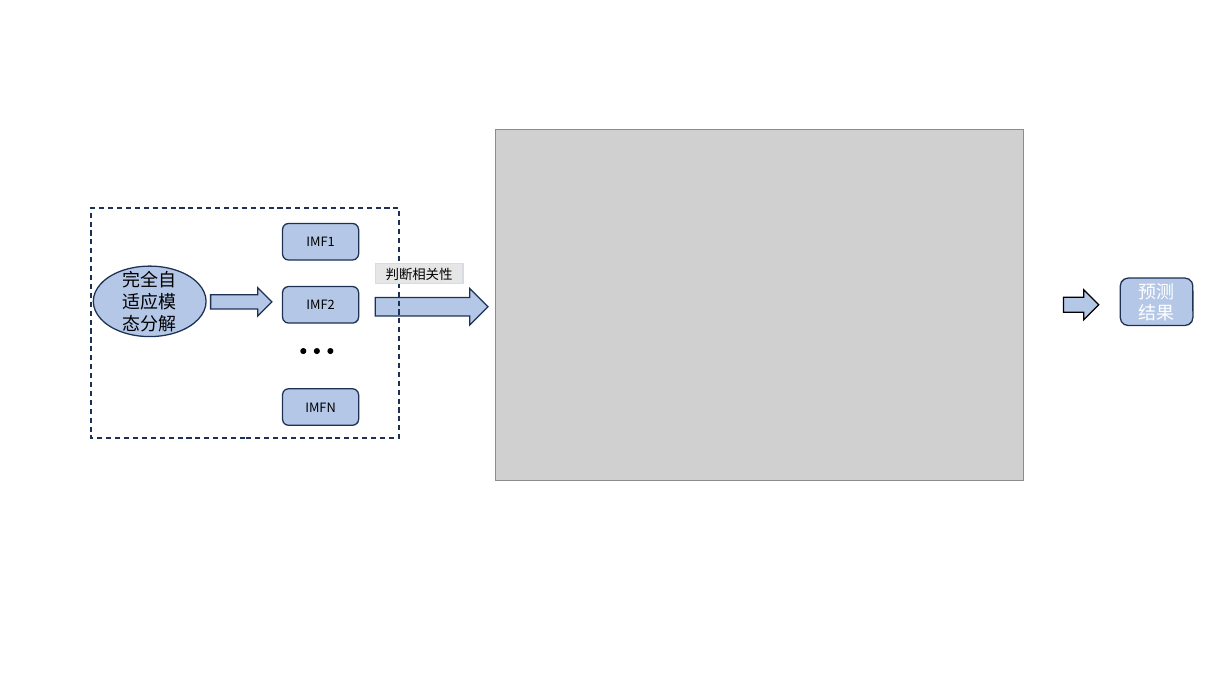
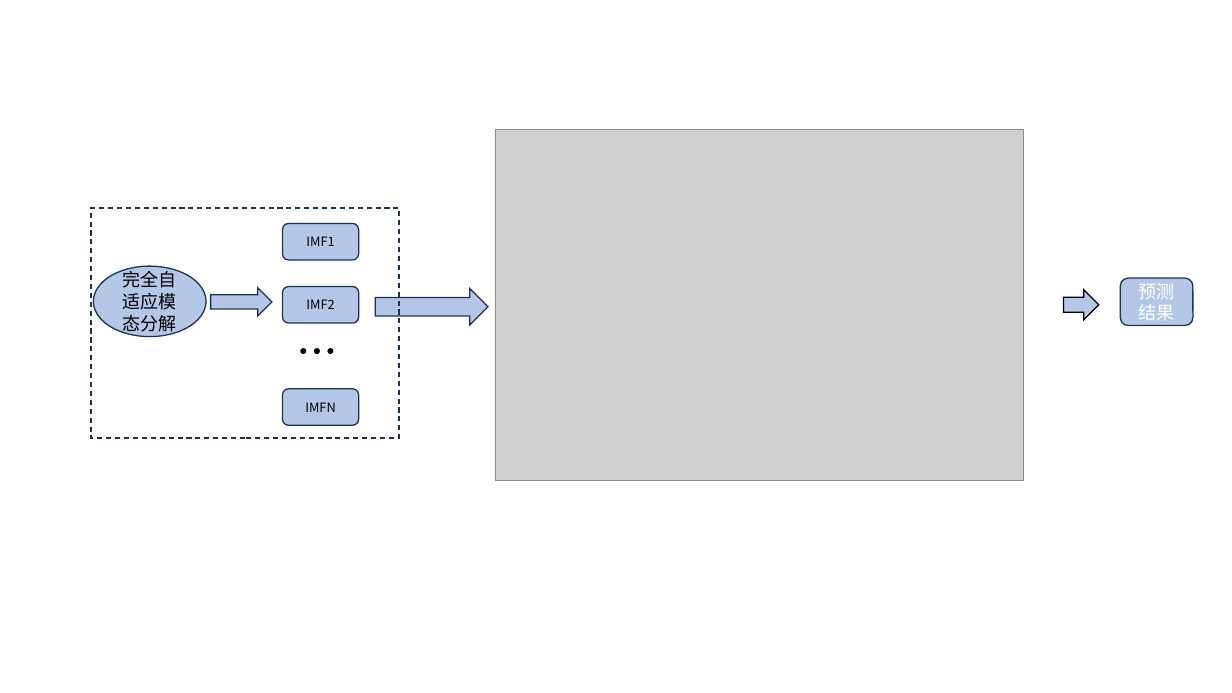
Before and after one commit to lucking666/sys, a slide deck: slide 9 of 卢老师论文汇报/1115汇报.pptx (slide 8 before the commit). Drawn at 1232x693 pixels with LibreOffice and Linux fonts; fonts in the diff are those of the drawing; grey boxes stand for pictures. Boxes give left, top, right and bottom in pixels: in the first picture for what was removed or moved away, otherwise in the second. Text is boxed around its words. In the diff, an @@ line names an element or a change of style, - is before the commit and + after.

```diff
--- a/卢老师论文汇报/1115汇报.pptx
+++ b/卢老师论文汇报/1115汇报.pptx
@@ rectangle removed at bbox=[375, 263, 463, 284] @@
-判断相关性
```
Also in this commit, not shown: 1 other slide changed, 7 slides added, 7 slides removed, 24 other files.
